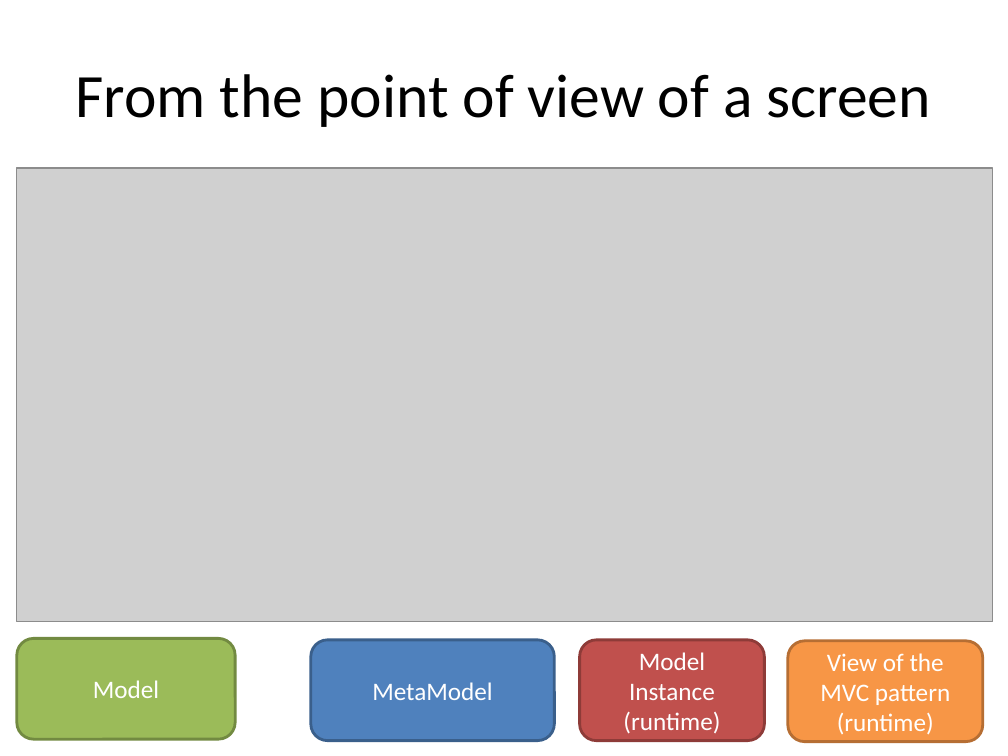
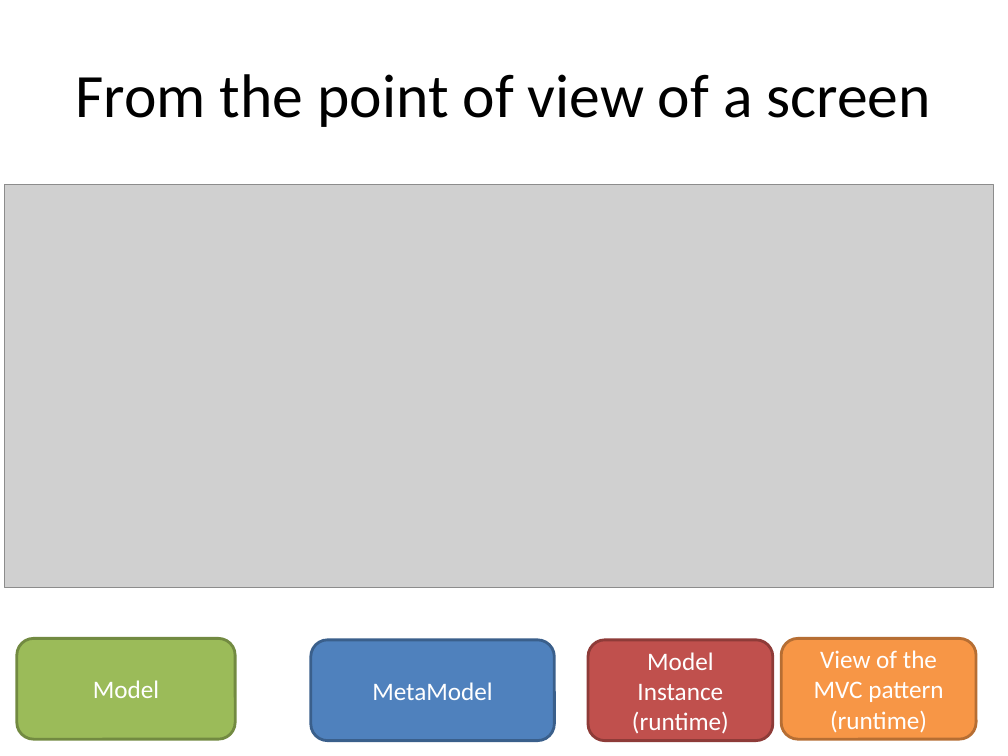
Before and after one commit to lesfurets/mdl4ui, a slide deck: slide 22 of mdl4ui-docs/mdl4ui_cg2013.pptx. Drawn at 1008x756 pixels with LibreOffice and Linux fonts; fonts in the diff are those of the drawing; grey boxes stand for pictures; background and template pictures are left out. Boxes give left, top, right and bottom in pixels: in the first picture for what was removed or moved away, otherwise in the second. Text is boxed around its words. In the diff, an @@ line names an element or a change of style, - is before the commit and + after.

Commit message:
slides update

```diff
--- a/mdl4ui-docs/mdl4ui_cg2013.pptx
+++ b/mdl4ui-docs/mdl4ui_cg2013.pptx
@@ picture: place and size @@
-picture at (17, 168, 993, 622)
+picture at (5, 184, 995, 588)
@@ rounded rectangle "Model Instance (runtime)": place and size @@
-rounded rectangle "Model Instance (runtime)" at (580, 640, 764, 741)
+rounded rectangle "Model Instance (runtime)" at (588, 640, 772, 741)
@@ rounded rectangle "View of the MVC pattern ...": place and size @@
-rounded rectangle "View of the MVC pattern ..." at (788, 641, 983, 742)
+rounded rectangle "View of the MVC pattern ..." at (781, 638, 976, 739)
```
